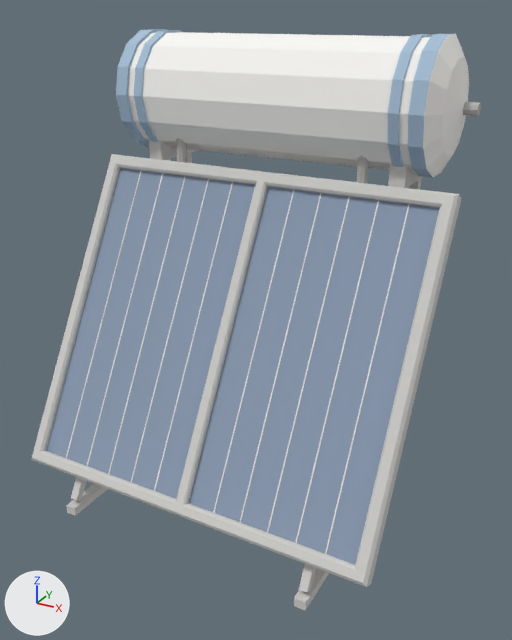
Before and after pictures for a commit that changed the glTF model src/client/assets/props/islands/solar.glb.
One viewpoint serves both versions: a 50 mm camera at (1.73, -3.03, 2.57) aimed at (0.08, -0.03, 1.07). The axes (+X, +Y, +Z) are drawn at lower left. The lights are the same throughout. The first picture is the older version. Vertices at exactly the same position are counted once.

Names of what the first picture shows: 'solar'.
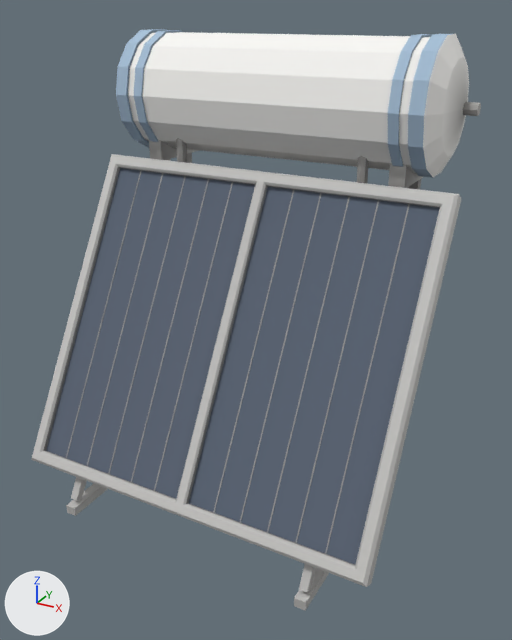
The change, as a list of edits to the scene's bpy script:
```text
Change me_solar:
    where me_solar.from_pydata(...)  # 520 vertices, 704 faces; spans x -1.0..1.0, y -0.74..0.74, z 0.0..2.46
    used by ob_solar; location = (0.0, 0.0, 0.0)
    me_solar part 1: 216 faces centred in x -0.82..0.82, y 0.1..0.72, z 1.83..2.46 are repainted in the vertex colours; the middle colour goes from blue #a7c0d7 to greyish blue #8da1b5
    me_solar part 2: 178 faces centred in x -1.0..1.0, y -0.74..0.6, z 0.0..1.87 are repainted in the vertex colours; the middle colour goes from light grey #d2d1ce to grey #adacaa
    me_solar part 3: 70 faces centred in x -0.97..0.97, y -0.37..0.44, z 0.72..2.17 are repainted in the vertex colours; the middle colour goes from grey #b9b7b4 to grey #7e7d7b
    me_solar part 4: 133 faces centred in x -0.91..0.91, y -0.37..0.71, z 0.77..2.29 are repainted in the vertex colours; the middle colour goes from white #faf9f6 to grey #a6a5a3
```

Changed parts and their boxes [x1, y1, x2, y2] in the pictures (512 x 640 px):
part 1 of me_solar, recoloured: [121, 29, 433, 178] in both
part 2 of me_solar, recoloured: [31, 140, 444, 611] in both
part 3 of me_solar, recoloured (darker): [46, 102, 479, 564] in both
part 4 of me_solar, recoloured: [66, 68, 469, 554] in both
